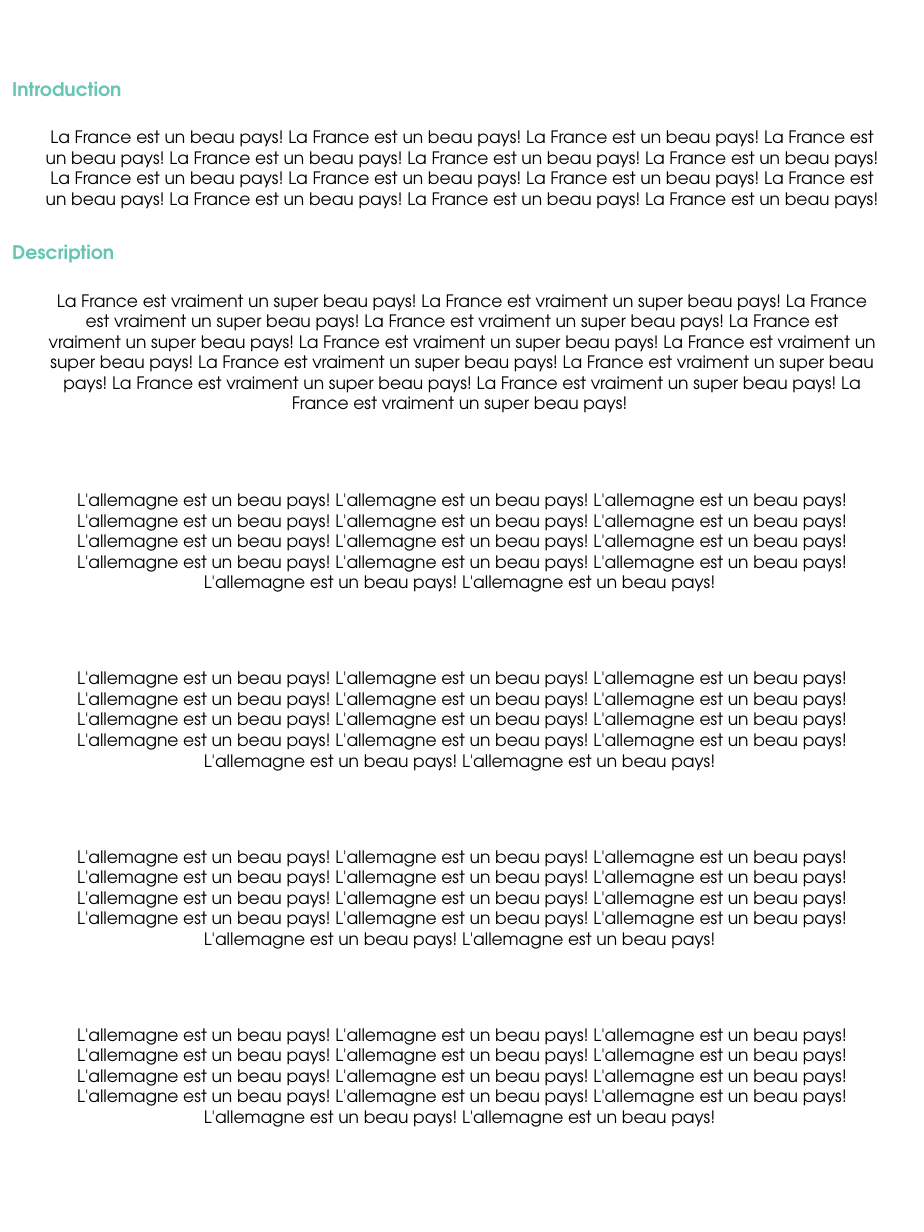
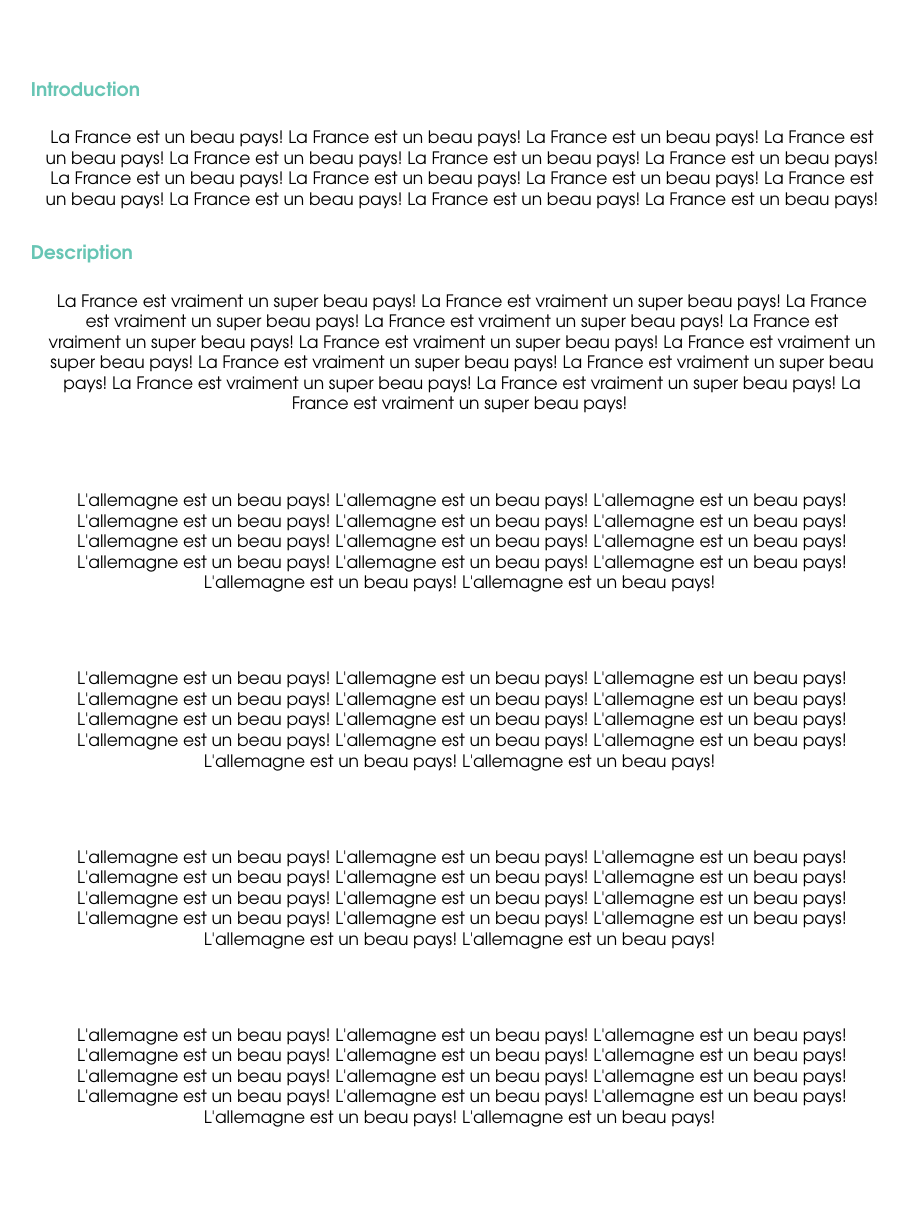
Before and after one commit to Msa360/pptx_template_cin, a slide deck: slide 2 of powerpoints/test.pptx. Drawn at 924x1232 pixels with LibreOffice and Linux fonts; fonts in the diff are those of the drawing; background and template pictures are left out. Boxes give left, top, right and bottom in pixels: in the first picture for what was removed or moved away, otherwise in the second. Text is boxed around its words. In the diff, an @@ line names an element or a change of style, - is before the commit and + after.

```diff
--- a/powerpoints/test.pptx
+++ b/powerpoints/test.pptx
@@ text "Introduction": place and size @@
-text "Introduction" at box(12, 81, 121, 96)
+text "Introduction" at box(31, 81, 140, 96)
@@ text "Description": place and size @@
-text "Description" at box(12, 244, 114, 263)
+text "Description" at box(31, 244, 133, 263)
```
Also in this commit, not shown: 4 other files.
